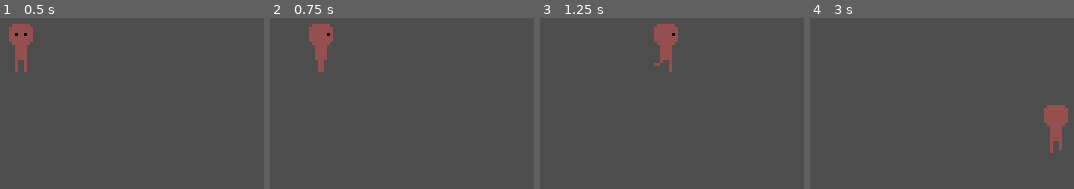
Above: before the commit, frames 1-4 (left to right).
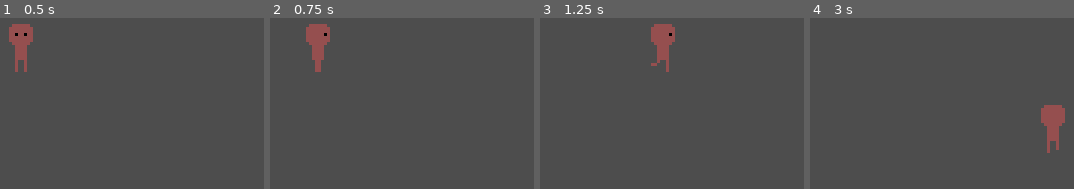
Above: after the commit, the same moments.

Repository: HarryDCheese/team-first-game
Game: Godot game, scene res://scene/world/main.tscn
The game is run twice, just before and just after one commit, with the same random seed, the same clock (stepped at 60 frames per second) and the same inputs. The project has no main scene, so this scene is started directly.
Inputs:
- Up to frame 1 (0.5 s): no input
- Up to frame 2 (0.75 s): tap Enter at 0.5 s; hold Right (right) from 0.53 s (still down)
- Up to frame 3 (1.25 s): keep holding Right (right)
- Up to frame 4 (3 s): release Right (right) at 1.28 s; hold Down (down) 1.28-2.03 s; hold Right (right) 2.03-2.78 s; hold Up (up) from 2.78 s (still down)

Frame 1 is identical in both runs. In frame 2, 0.7% of the frame differs, in the area x 13-24%, y 3-32%; in frame 3, 0.8%, in the area x 42-53%, y 3-32%; in frame 4, 0.8%.

Commit message:
Making Finite State Machine and Implementation on Player
Creating a Scripts folder, putting FSM scripts inside
Implementing FSM on Player through a FSM node

Diff:
--- a/scene/player/character_body_2d.tscn
+++ b/scene/player/Player.tscn
@@ -1,7 +1,10 @@
-[gd_scene load_steps=14 format=3 uid="uid://didi6gos24tun"]
+[gd_scene load_steps=17 format=3 uid="uid://didi6gos24tun"]
 
-[ext_resource type="Script" uid="uid://cacglcjkkiuv6" path="res://scene/player/character_body_2d.gd" id="1_uvqrg"]
+[ext_resource type="Script" uid="uid://cacglcjkkiuv6" path="res://scene/player/PlayerMain.gd" id="1_uvqrg"]
 [ext_resource type="Texture2D" uid="uid://bgixlqvi15ui8" path="res://scene/player/Player_SpriteSheet.png" id="2_dorux"]
+[ext_resource type="Script" uid="uid://b00qhtf7f5ddo" path="res://scripts/FSM/FiniteStateMachine.gd" id="3_vxvf7"]
+[ext_resource type="Script" uid="uid://2gr6ohx6jvpp" path="res://scene/player/scripts/PlayerIdleState.gd" id="4_j6a40"]
+[ext_resource type="Script" uid="uid://cu2g3425582a3" path="res://scene/player/scripts/PlayerMovingState.gd" id="5_ov1nj"]
 
 [sub_resource type="CircleShape2D" id="CircleShape2D_vxvf7"]
 
@@ -101,8 +104,9 @@
 "speed": 5.0
 }]
 
-[node name="CharacterBody2D" type="CharacterBody2D"]
+[node name="Player" type="CharacterBody2D" groups=["Player"]]
 script = ExtResource("1_uvqrg")
+last_dir = "down"
 
 [node name="CollisionShape2D" type="CollisionShape2D" parent="."]
 shape = SubResource("CircleShape2D_vxvf7")
@@ -112,3 +116,15 @@
 sprite_frames = SubResource("SpriteFrames_32h0c")
 animation = &"idle_up"
 frame_progress = 0.6141316
+
+[node name="FSM" type="Node" parent="." node_paths=PackedStringArray("initial_state")]
+script = ExtResource("3_vxvf7")
+initial_state = NodePath("Idle")
+
+[node name="Idle" type="Node" parent="FSM" node_paths=PackedStringArray("animator")]
+script = ExtResource("4_j6a40")
+animator = NodePath("../../AnimatedSprite2D")
+
+[node name="Moving" type="Node" parent="FSM" node_paths=PackedStringArray("animator")]
+script = ExtResource("5_ov1nj")
+animator = NodePath("../../AnimatedSprite2D")
--- /dev/null
+++ b/scene/player/PlayerMain.gd
@@ -0,0 +1,8 @@
+extends CharacterBody2D
+class_name PlayerMain
+
+@onready var fsm: FiniteStateMachine = $FSM
+@export var last_dir: String
+
+func die():
+	pass
--- a/scene/player/character_body_2d.gd
+++ /dev/null
@@ -1,35 +0,0 @@
-extends CharacterBody2D
-
-@onready var animated_sprite_2d: AnimatedSprite2D = $AnimatedSprite2D
-
-@export var speed := 50
-var input_dir
-var last_dir = "down"
-
-
-func _physics_process(delta: float) -> void:
-	get_input()
-	handle_movement()
-	handle_animation()
-	move_and_slide()
-
-func handle_animation():
-	if abs(input_dir.x) > abs(input_dir.y):
-		last_dir = "side"
-		animated_sprite_2d.flip_h = input_dir.x < 0
-	else:
-		if input_dir.y > 0:
-			last_dir = "down"
-		elif input_dir.y < 0:
-			last_dir = "up"
-
-	if input_dir == Vector2.ZERO:
-		animated_sprite_2d.play("idle_" + last_dir)
-	elif animated_sprite_2d.animation != last_dir:
-		animated_sprite_2d.play(last_dir)
-
-func get_input():
-	input_dir = Input.get_vector("left","right","up", "down")
-
-func handle_movement():
-	velocity = input_dir * speed
--- /dev/null
+++ b/scene/player/scripts/PlayerIdleState.gd
@@ -0,0 +1,16 @@
+extends State
+class_name PlayerIdle
+
+@export var animator: AnimatedSprite2D
+var player : CharacterBody2D
+
+func Enter():
+	player = get_tree().get_first_node_in_group("Player")
+	handle_animation(player.last_dir)
+
+func Update(_delta):
+	if (Input.get_vector("left","right","up", "down")):
+		state_transition.emit(self, "Moving")
+
+func handle_animation(last_dir):
+	animator.play("idle_" + last_dir)
--- /dev/null
+++ b/scene/player/scripts/PlayerMovingState.gd
@@ -0,0 +1,41 @@
+extends State
+class_name PlayerMoving
+
+var input_dir
+@export var move_speed:= 50
+@onready var player: CharacterBody2D
+@export var animator: AnimatedSprite2D
+
+
+func Enter():
+	player = get_tree().get_first_node_in_group("Player")
+
+func Update(_delta):
+	get_input()
+	handle_movement()
+	handle_animation(player.last_dir)
+
+func handle_movement():
+	player.velocity = input_dir * move_speed
+	player.move_and_slide()
+
+	if input_dir == Vector2.ZERO:
+		handle_transition("Idle")
+
+func handle_animation(last_dir):
+	if abs(input_dir.x) > abs(input_dir.y):
+		last_dir = "side"
+		animator.flip_h = input_dir.x < 0
+	else:
+		if input_dir.y > 0:
+			last_dir = "down"
+		elif input_dir.y < 0:
+			last_dir = "up"
+
+	animator.play(last_dir)
+
+func get_input():
+	input_dir = Input.get_vector("left","right","up", "down")
+
+func handle_transition(new_state: String):
+	state_transition.emit(self, new_state)
--- a/scene/world/main.tscn
+++ b/scene/world/main.tscn
@@ -1,9 +1,9 @@
 [gd_scene load_steps=2 format=3 uid="uid://j0dycrk4hcdb"]
 
-[ext_resource type="PackedScene" uid="uid://didi6gos24tun" path="res://scene/player/character_body_2d.tscn" id="1_xlujl"]
+[ext_resource type="PackedScene" uid="uid://didi6gos24tun" path="res://scene/player/Player.tscn" id="1_xlujl"]
 
 [node name="Main" type="Node2D"]
 
-[node name="CharacterBody2D" parent="." instance=ExtResource("1_xlujl")]
+[node name="Player" parent="." instance=ExtResource("1_xlujl")]
 
 [node name="Camera2D" type="Camera2D" parent="."]
--- /dev/null
+++ b/scripts/FSM/FiniteStateMachine.gd
@@ -0,0 +1,35 @@
+extends Node
+class_name FiniteStateMachine
+
+#NOTE This is a generic finite_state_machine, it handles all states, changes to this code will affect
+
+var states: Dictionary = {}
+var current_state: State
+@export var initial_state: State
+
+func _ready() -> void:
+	for child in get_children():
+		states[child.name.to_lower()] = child
+		child.state_transition.connect(change_state)
+
+	if initial_state:
+		initial_state.Enter()
+		current_state = initial_state
+
+func _process(delta: float) -> void:
+	if current_state:
+		current_state.Update(delta)
+
+func change_state(source_state: State, new_state_name: String):
+	if source_state != current_state:
+		return
+
+	var new_state = states.get(new_state_name.to_lower())
+	if !new_state:
+		return
+
+	if current_state:
+		current_state.Exit()
+
+	new_state.Enter()
+	current_state = new_state
--- /dev/null
+++ b/scripts/FSM/State.gd
@@ -0,0 +1,15 @@
+extends Node
+class_name State
+
+#NOTE This is the State base-class, all our specific states inherits this logic
+
+signal state_transition
+
+func Enter():
+	pass
+
+func Exit():
+	pass
+
+func Update(_delta):
+	pass
Renamed: scene/player/character_body_2d.gd.uid -> scene/player/PlayerMain.gd.uid
Not shown, added: scene/player/scripts/PlayerIdleState.gd.uid
Not shown, added: scene/player/scripts/PlayerMovingState.gd.uid
Not shown, added: scripts/FSM/FiniteStateMachine.gd.uid
Not shown, added: scripts/FSM/State.gd.uid
